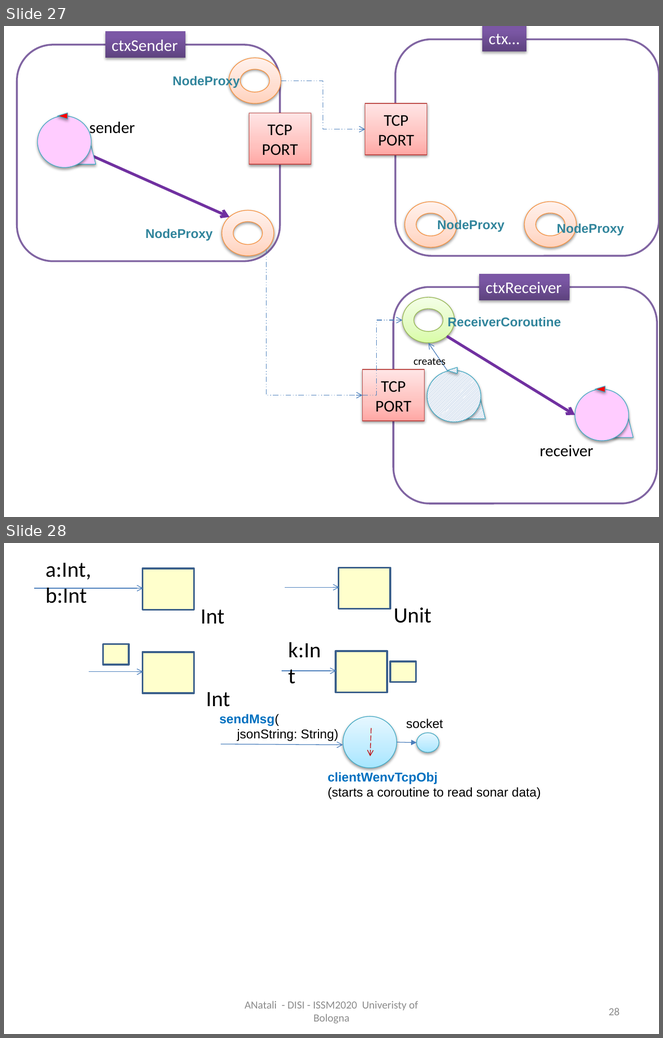
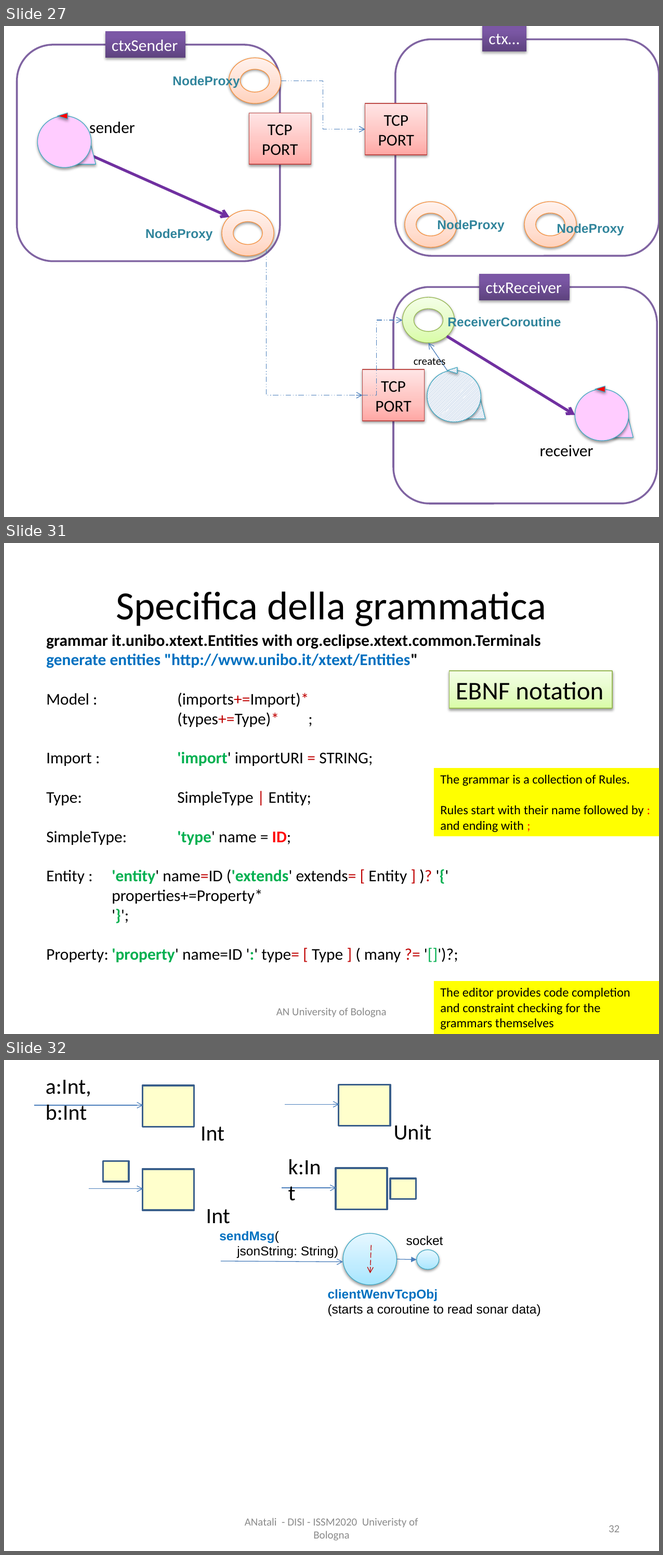
Before and after one commit to anatali/iss2020LabBo, a slide deck: it.unibo.issLabStart/userDocs/ISSM2020.pptx. Shown one above the other, each under a label of ours: slides 27 and 28 before the commit, slides 27, 31 and 32 after it; the slides between them are not shown. The pictures are 663x1038 and 663x1555 pixels, drawn with LibreOffice and Linux fonts; fonts in the diff are those of the drawing. Boxes give left, top, right and bottom in pixels: in the first picture for what was removed or moved away, otherwise in the second. Text is boxed around its words. In the diff, an @@ line names an element or a change of style, - is before the commit and + after.

```diff
--- a/it.unibo.issLabStart/userDocs/ISSM2020.pptx
+++ b/it.unibo.issLabStart/userDocs/ISSM2020.pptx
@@ slide 31 added at (4, 543, 659, 1034), background #FFFFFF @@
@@ title added at (116, 591, 546, 627), 44 pt, text #000000 @@
+Specifica della grammatica
@@ text added at (46, 635, 541, 963), 18 pt, text #000000 @@
+grammar it.unibo.xtext.Entities with org.eclipse.xtext.common.Terminals
+generate entities "http://www.unibo.it/xtext/Entities"
+Model : (imports+=Import)*
+(types+=Type)* ;
+Import : 'import' importURI = STRING;
+Type: SimpleType | Entity;
+SimpleType: 'type' name = ID;
+Entity : 'entity' name=ID ('extends' extends= [ Entity ] )? '{'
+properties+=Property*
+'}';
+Property: 'property' name=ID ':' type= [ Type ] ( many ?= '[]')?;
@@ rectangle added at (450, 671, 613, 708), fill gradient #DAFDA7 to #E4FCC2 to #F5FFE7, outline #98B955 0.75 pt, 28 pt, text #000000 @@
+EBNF notation
@@ rectangle added at (434, 768, 659, 836), fill #FFFF00, 14 pt, text #000000 @@
+The grammar is a collection of Rules.
+Rules start with their name followed by : and ending with ;
@@ rectangle added at (434, 981, 659, 1034), fill #FFFF00, 14 pt, text #000000 @@
+The editor provides code completion and constraint checking for the grammars themselves
@@ text added at (276, 1008, 387, 1018), 12 pt, text #8C8C8C @@
+AN University of Bologna
@@ what was slide 28 is now slide 32 @@
@@ page number at (609, 1525, 620, 1533): text changed @@
-28
+32
```
Also in this commit, not shown: 2 slides changed, 3 other slides added, 33 other files.
